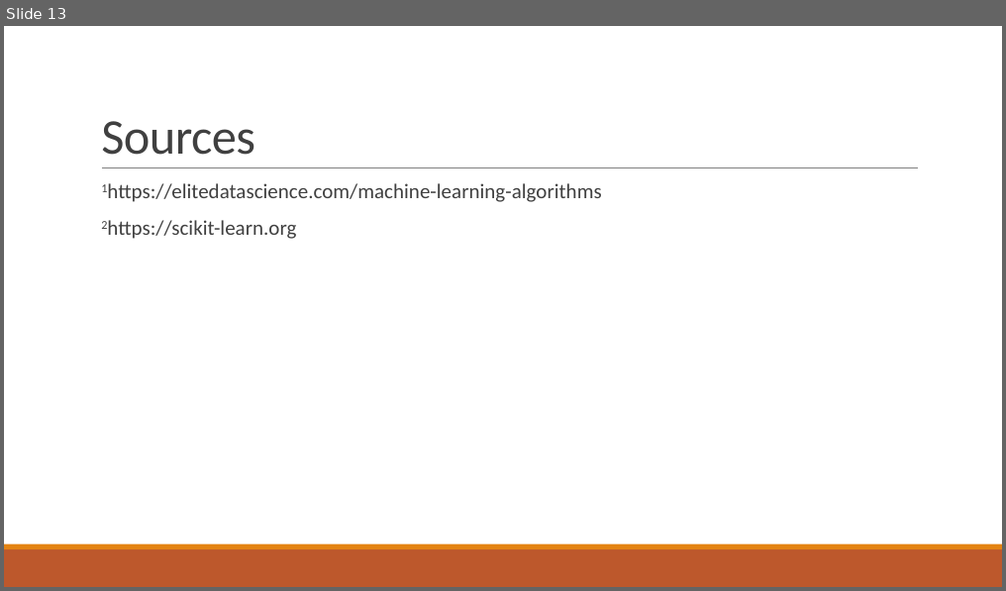
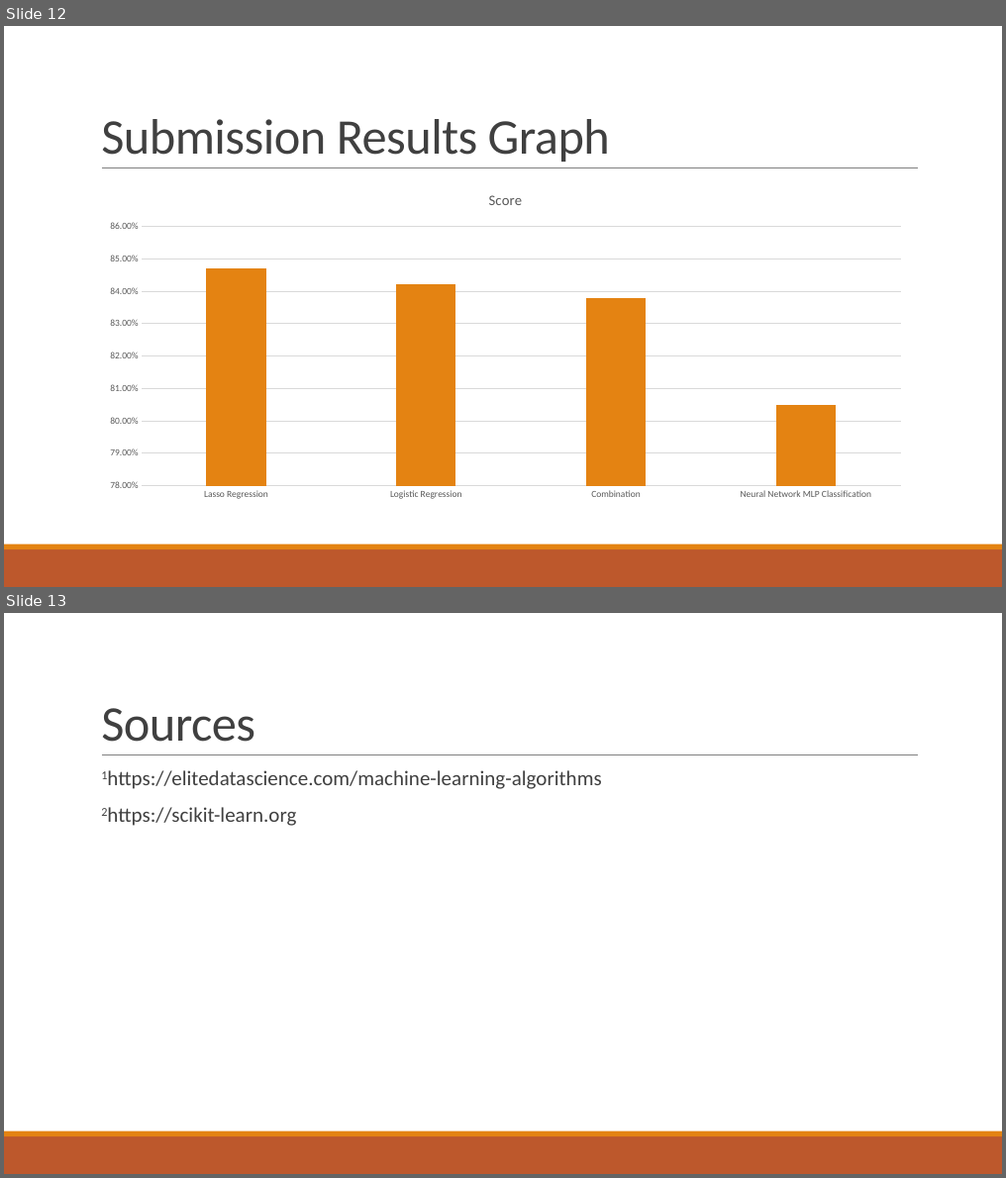
Before and after one commit to suong4554/Machine-Learning-Poly-U, a slide deck: Presentation.pptx. Shown one above the other, each under a label of ours: slide 13 before the commit, slides 12 and 13 after it. The pictures are 1006x591 and 1006x1178 pixels, drawn with LibreOffice and Linux fonts; fonts in the diff are those of the drawing. Boxes give left, top, right and bottom in pixels: in the first picture for what was removed or moved away, otherwise in the second. Text is boxed around its words. In the diff, an @@ line names an element or a change of style, - is before the commit and + after.

```diff
--- a/Presentation.pptx
+++ b/Presentation.pptx
@@ slide 12 added at [4,26,1002,587], background #FFFFFF; not listed: 3 template elements that a slide beside it also shows @@
@@ title added at [101,119,610,162], 48 pt, text #404040 @@
+Submission Results Graph
@@ column chart added at [94,177,918,506] @@
+title "Score"
+categories: Lasso Regression, Logistic Regression, Combination, Neural Network MLP Classification
+Score: 0.85, 0.84, 0.84, 0.81
```
Also in this commit, not shown: 7 slides changed, 1 slide removed, 7 other files.
